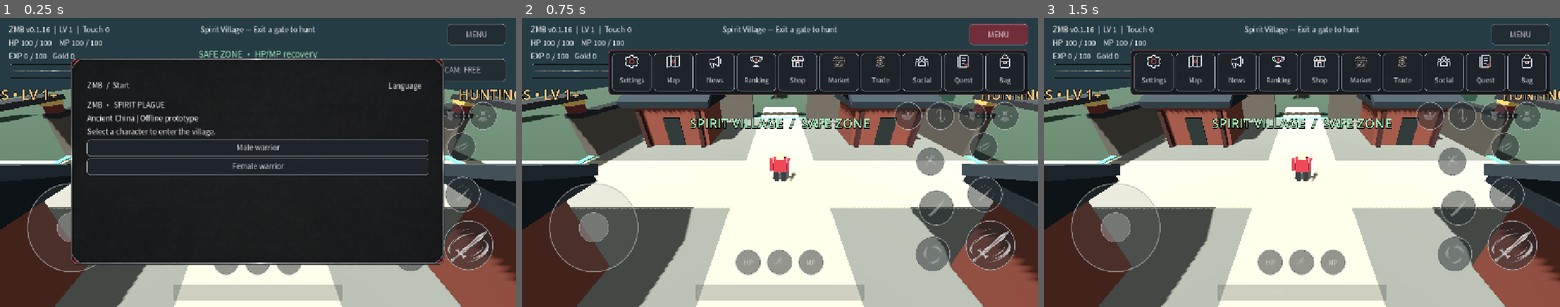
Above: before the commit, frames 1-3 (left to right).
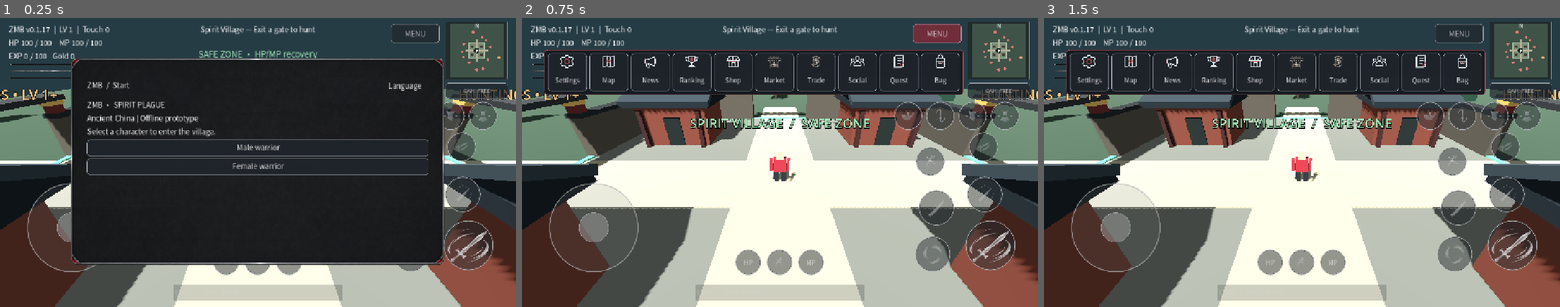
Above: after the commit, the same moments.

Repository: redfullmoon209-debug/ZMB
Game: Godot game, scene res://main.tscn
The game is run twice, just before and just after one commit, with the same random seed, the same clock (stepped at 60 frames per second) and the same inputs.
Inputs:
- Up to frame 1 (0.25 s): no input
- Up to frame 2 (0.75 s): click "MENU" at 0.5 s
- Up to frame 3 (1.5 s): click "RUN" at 1.25 s

The runs differ from the first frame. In frame 1, 2.6% of the frame differs, in the area x 8-99%, y 1-29%; in frame 2, 7.2%, in the area x 4-99%, y 1-29%; in frame 3, 6.6%.

Commit message:
ZMB v0.1.17: live minimap, menu left and camera toggle underneath

Diff:
--- a/hud.gd
+++ b/hud.gd
@@ -5,6 +5,7 @@
 var target_label: Label
 var zone_label: Label
 var camera_mode_button: Button
+var minimap: Control
 var panel: PanelContainer
 var body: VBoxContainer
 var chat: LineEdit
@@ -64,6 +65,12 @@
 			if config.has_section(section): config.erase_section(section)
 		config.set_value("ui","hud_layout",2)
 		config.save("user://zmb.cfg")
+	if int(config.get_value("ui","hud_layout",0))<3:
+		for key in ["MENU","CAMERA"]:
+			for section in ["position","size","scale"]:
+				if config.has_section_key(section,key): config.erase_section_key(section,key)
+		config.set_value("ui","hud_layout",3)
+		config.save("user://zmb.cfg")
 	lang=int(config.get_value("ui","lang",1))
 	root=Control.new()
 	add_child(root)
@@ -107,7 +114,12 @@
 	zone_label=label("",Vector2(420,76),Vector2(440,34))
 	zone_label.horizontal_alignment=HORIZONTAL_ALIGNMENT_CENTER
 	zone_label.add_theme_font_size_override("font_size",21)
-	make_button("MENU",Vector2(1110,18),Vector2(145,52),func(): open_page("Menu"))
+	make_button("MENU",Vector2(970,18),Vector2(120,48),func(): open_page("Menu"))
+	minimap=preload("res://minimap.gd").new()
+	minimap.game=game
+	minimap.position=Vector2(1105,12)
+	minimap.size=Vector2(155,145)
+	root.add_child(minimap)
 	joystick=make_button("◉",Vector2(65,410),Vector2(226,226),func(): pass)
 	joystick.add_theme_color_override("font_color",Color.TRANSPARENT)
 	joystick.add_theme_color_override("font_hover_color",Color.TRANSPARENT)
@@ -144,10 +156,11 @@
 	make_button("HP",Vector2(529,577),Vector2(64,64),func():game.hp=minf(100,game.hp+35))
 	make_button("MP",Vector2(685,577),Vector2(64,64),func():game.mp=minf(100,game.mp+35))
 	game.set_camera_follow(bool(config.get_value("camera","follow",false)))
-	camera_mode_button=make_button("CAMERA",Vector2(1040,105),Vector2(215,56),func():
+	camera_mode_button=make_button("CAMERA",Vector2(1105,164),Vector2(155,40),func():
 		game.set_camera_follow(not game.camera_follow)
 		config.set_value("camera","follow",game.camera_follow)
 		config.save("user://zmb.cfg"))
+	camera_mode_button.add_theme_font_size_override("font_size",13)
 	chat=LineEdit.new()
 	chat.placeholder_text="Chat • local demo"
 	chat.position=Vector2(430,665)
@@ -390,7 +403,7 @@
 		meter_fills[0].value=game.hp
 		meter_fills[1].value=game.mp
 		meter_fills[2].value=game.xp
-	stats.text="ZMB v0.1.16  |  LV %d  |  Touch %d\nHP %d / 100    MP %d / 100\nEXP %d / 100   Gold %d"%[game.level,captured_touches.size(),game.hp,game.mp,game.xp,game.coins]
+	stats.text="ZMB v0.1.17  |  LV %d  |  Touch %d\nHP %d / 100    MP %d / 100\nEXP %d / 100   Gold %d"%[game.level,captured_touches.size(),game.hp,game.mp,game.xp,game.coins]
 	camera_mode_button.text=(["กล้อง: ตามหลัง","CAM: FOLLOW","镜头：跟随"][lang] if game.camera_follow else ["กล้อง: อิสระ","CAM: FREE","镜头：自由"][lang])
 	var safe: bool = game.in_safe_zone()
 	zone_label.text=(["เขตปลอดภัย • ฟื้นฟู HP/MP","SAFE ZONE • HP/MP recovery","安全区 • 恢复生命与法力"][lang] if safe else ["เขตล่ามอนสเตอร์ • LV 1+","HUNTING ZONE • LV 1+","狩猎区 • LV 1+"][lang])
@@ -410,7 +423,7 @@
 		if is_instance_valid(close_button): controls["CLOSE"] = _web_rect(close_button)
 		var menu_rects := {}
 		for key in menu_items: menu_rects[key]=_web_rect(menu_items[key])
-		var d := {"version":"0.1.16","ready":true,"started":game.started,"s …(627 unchanged characters)…
+		var d := {"version":"0.1.17","ready":true,"started":game.started,"s …(627 unchanged characters)…
 		var payload := JSON.stringify(d)
 		if browser_window != null:
 			browser_window.zmbDiagnosticsJSON = payload
@@ -675,7 +688,7 @@
 func build_quick_menu():
 	# A single horizontal strip, with the first category anchored on the
 	# right next to MENU. All categories fit within the landscape viewport.
-	panel.position=Vector2(215,82)
+	panel.position=Vector2(55,82)
 	panel.size=Vector2(1040,112)
 	panel.z_index=20
 	var margin := MarginContainer.new()
--- a/menu_test.gd
+++ b/menu_test.gd
@@ -9,6 +9,14 @@
 	world.begin(true)
 	world.ui.close_page()
 	var hud = world.ui
+	var mini_rect: Rect2=hud.minimap.get_global_rect()
+	assert(mini_rect.end.x<=1280 and mini_rect.position.y>=0)
+	assert(hud.camera_mode_button.get_global_rect().position.y>mini_rect.end.y)
+	for b in hud.buttons:
+		assert(not mini_rect.intersects(b.get_global_rect()))
+		if b.get_meta("hud_key")=="MENU":
+			assert(b.get_global_rect().end.x<mini_rect.position.x)
+	assert(hud.minimap.map_point(Vector3(10,0,0)).x>hud.minimap.map_point(Vector3.ZERO).x)
 	hud.open_page("Menu")
 	await process_frame
 	await process_frame
--- /dev/null
+++ b/minimap.gd
@@ -0,0 +1,44 @@
+extends Control
+
+var game: Node3D
+const WORLD_HALF := 45.0
+
+func _ready():
+	mouse_filter=Control.MOUSE_FILTER_IGNORE
+	clip_contents=true
+
+func map_point(p: Vector3) -> Vector2:
+	return size*0.5+Vector2(p.x,p.z)*(minf(size.x,size.y)-12.0)/(WORLD_HALF*2.0)
+
+func _process(_delta):
+	queue_redraw()
+
+func _draw():
+	draw_rect(Rect2(Vector2.ZERO,size),Color("212a29e8"))
+	if not is_instance_valid(game) or not is_instance_valid(game.player): return
+	var start := map_point(Vector3(-45,0,-45))
+	var end := map_point(Vector3(45,0,45))
+	draw_rect(Rect2(start,end-start),Color("405348"))
+	var village_start := map_point(Vector3(-13,0,-13))
+	var village_end := map_point(Vector3(13,0,13))
+	draw_rect(Rect2(village_start,village_end-village_start),Color("788b75"))
+	draw_rect(Rect2(village_start,village_end-village_start),Color("aec3a9"),false,1.0)
+	draw_line(map_point(Vector3(-19,0,0)),map_point(Vector3(19,0,0)),Color("b8ae95"),6)
+	draw_line(map_point(Vector3(0,0,-19)),map_point(Vector3(0,0,19)),Color("b8ae95"),6)
+	for x in [-8.0,8.0]:
+		for z in [-7.0,7.0]:
+			var a := map_point(Vector3(x-2.5,0,z-2.0))
+			var b := map_point(Vector3(x+2.5,0,z+2.0))
+			draw_rect(Rect2(a,b-a),Color("4a3d39"))
+	for enemy in game.enemies:
+		if not is_instance_valid(enemy): continue
+		var tier: int=enemy.get_meta("tier",0)
+		draw_circle(map_point(enemy.position),3.0 if tier==0 else 4.0,Color("e2a667") if tier==2 else Color("d77973"))
+	var p := map_point(game.player.position)
+	var heading: float=game.player_visual.rotation.y
+	var direction := Vector2(sin(heading),cos(heading))
+	var side := Vector2(-direction.y,direction.x)
+	draw_circle(p,6.5,Color("172120"))
+	draw_colored_polygon(PackedVector2Array([p+direction*8,p-direction*4+side*4,p-direction*4-side*4]),Color("f4faf2"))
+	draw_rect(Rect2(Vector2(1,1),size-Vector2(2,2)),Color("9aa8a4"),false,2)
+	draw_string(ThemeDB.fallback_font,Vector2(size.x*0.5-5,15),"N",HORIZONTAL_ALIGNMENT_LEFT,-1,13,Color.WHITE)
